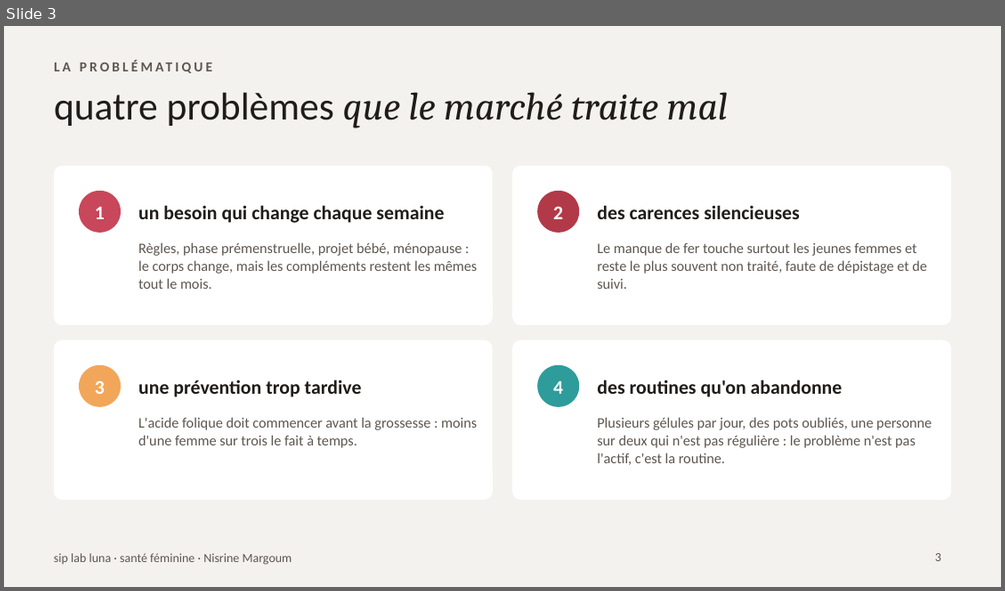
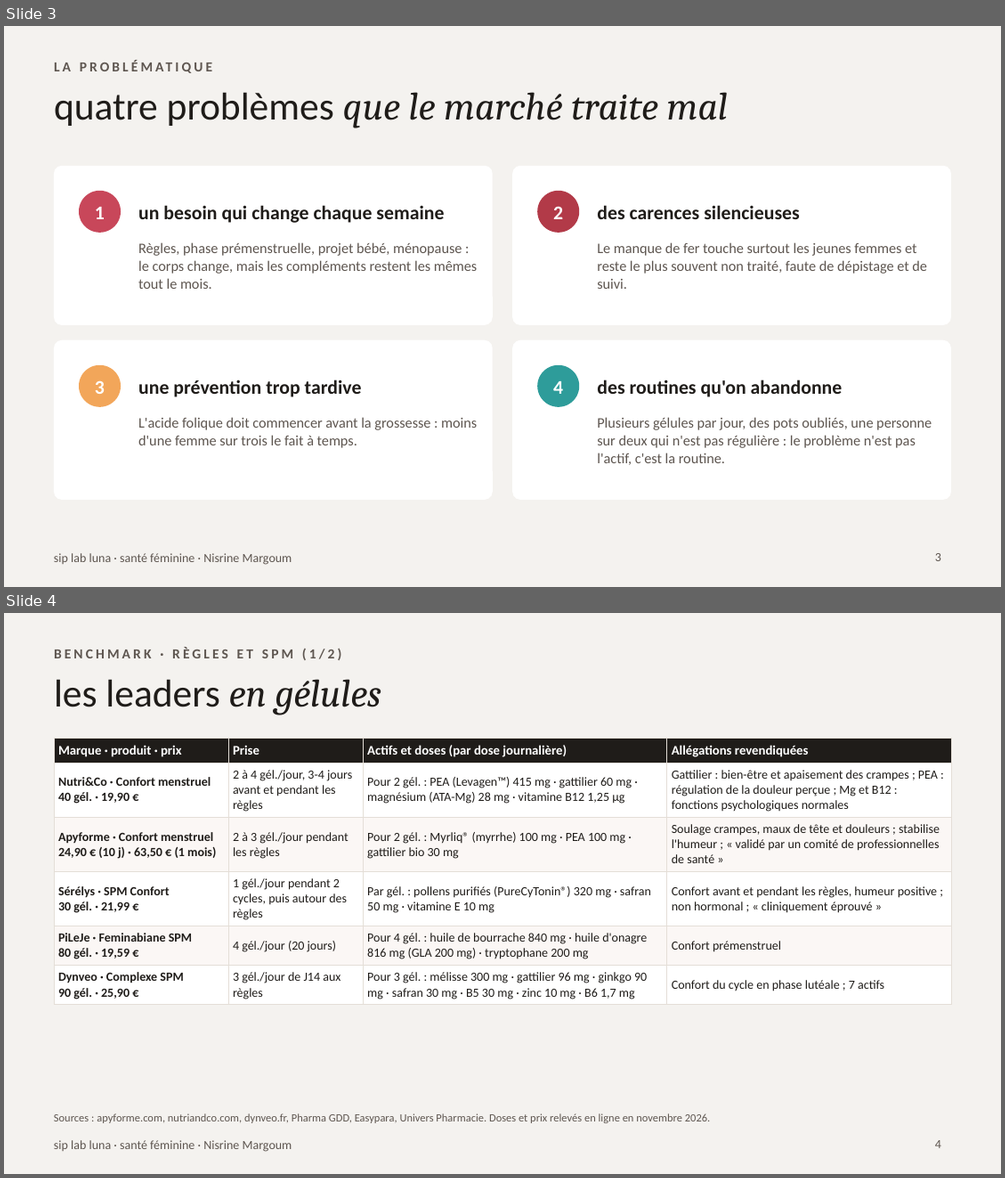
Before and after one commit to nisrine-max/mon-sitee, a slide deck: pitch/siplab-luna-problematique.pptx. Shown one above the other, each under a label of ours: slide 3 before the commit, slides 3 and 4 after it. The pictures are 1005x591 and 1005x1178 pixels, drawn with LibreOffice and Linux fonts; fonts in the diff are those of the drawing. Boxes give left, top, right and bottom in pixels: in the first picture for what was removed or moved away, otherwise in the second. Text is boxed around its words. In the diff, an @@ line names an element or a change of style, - is before the commit and + after.

```diff
--- a/pitch/siplab-luna-problematique.pptx
+++ b/pitch/siplab-luna-problematique.pptx
@@ slide 4 added at bbox=[4, 613, 1001, 1174], background #F4F2EF; not listed: 1 template element that a slide beside it also shows @@
@@ text added at bbox=[54, 647, 342, 660], 10 pt, text #5E5650, bold @@
+BENCHMARK · RÈGLES ET SPM (1/2)
@@ title added at bbox=[54, 679, 381, 715], 28 pt, text #1F1C19 @@
+les leaders en gélules
@@ table added at bbox=[54, 738, 951, 1003], 6 rows, 4 columns @@
+Marque · produit · prix | Prise | Actifs et doses (par dose journalière) | Allégations revendiquées
+Nutri&Co · Confort menstruel / 40 gél. · 19,90 € | 2 à 4 gél./jour, 3-4 jours avant et pendant les règles | Pour 2 gél. : PEA (Levagen™) 415 mg · gattilier 60 mg · magnésium (ATA-Mg) 28 mg · vitamine B12 1,25 µg | Gattilier : bien-être et apaisement des crampes ; PEA : régulation de la douleur perçue ; Mg et B12 : fonctions psychologiques normales
+Apyforme · Confort menstruel / 24,90 € (10 j) · 63,50 € (1 mois) | 2 à 3 gél./jour pendant les règles | Pour 2 gél. : Myrliq® (myrrhe) 100 mg · PEA 100 mg · gattilier bio 30 mg | Soulage crampes, maux de tête et douleurs ; stabilise l'humeur ; « validé par un comité de professionnelles de santé »
+Sérélys · SPM Confort / 30 gél. · 21,99 € | 1 gél./jour pendant 2 cycles, puis autour des règles | Par gél. : pollens purifiés (PureCyTonin®) 320 mg · safran 50 mg · vitamine E 10 mg | Confort avant et pendant les règles, humeur positive ; non hormonal ; « cliniquement éprouvé »
+PiLeJe · Feminabiane SPM / 80 gél. · 19,59 € | 4 gél./jour (20 jours) | Pour 4 gél. : huile de bourrache 840 mg · huile d'onagre 816 mg (GLA 200 mg) · tryptophane 200 mg | Confort prémenstruel
+Dynveo · Complexe SPM / 90 gél. · 25,90 € | 3 gél./jour de J14 aux règles | Pour 3 gél. : mélisse 300 mg · gattilier 96 mg · ginkgo 90 mg · safran 30 mg · B5 30 mg · zinc 10 mg · B6 1,7 mg | Confort du cycle en phase lutéale ; 7 actifs
@@ text added at bbox=[54, 1113, 710, 1123], 8 pt, text #5E5650 @@
+Sources : apyforme.com, nutriandco.com, dynveo.fr, Pharma GDD, Easypara, Univers Pharmacie. Doses et prix relevés en ligne en novembre 2026.
@@ page number added at bbox=[935, 1140, 941, 1148], 9 pt, text #5E5650 @@
+4
```
Also in this commit, not shown: 3 slides changed, 2 other slides added.
